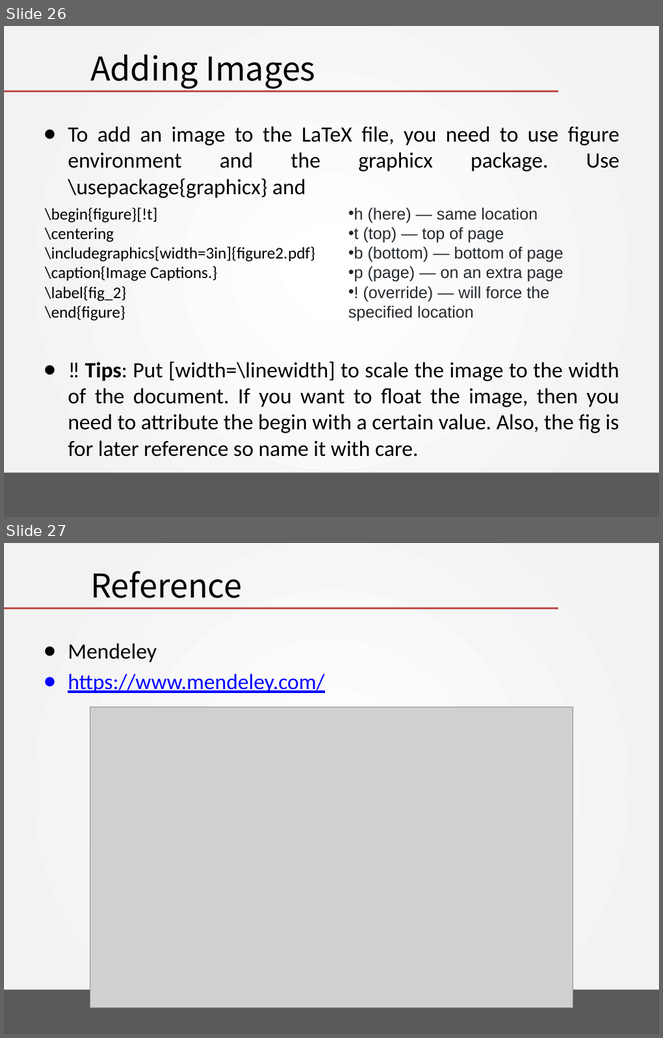
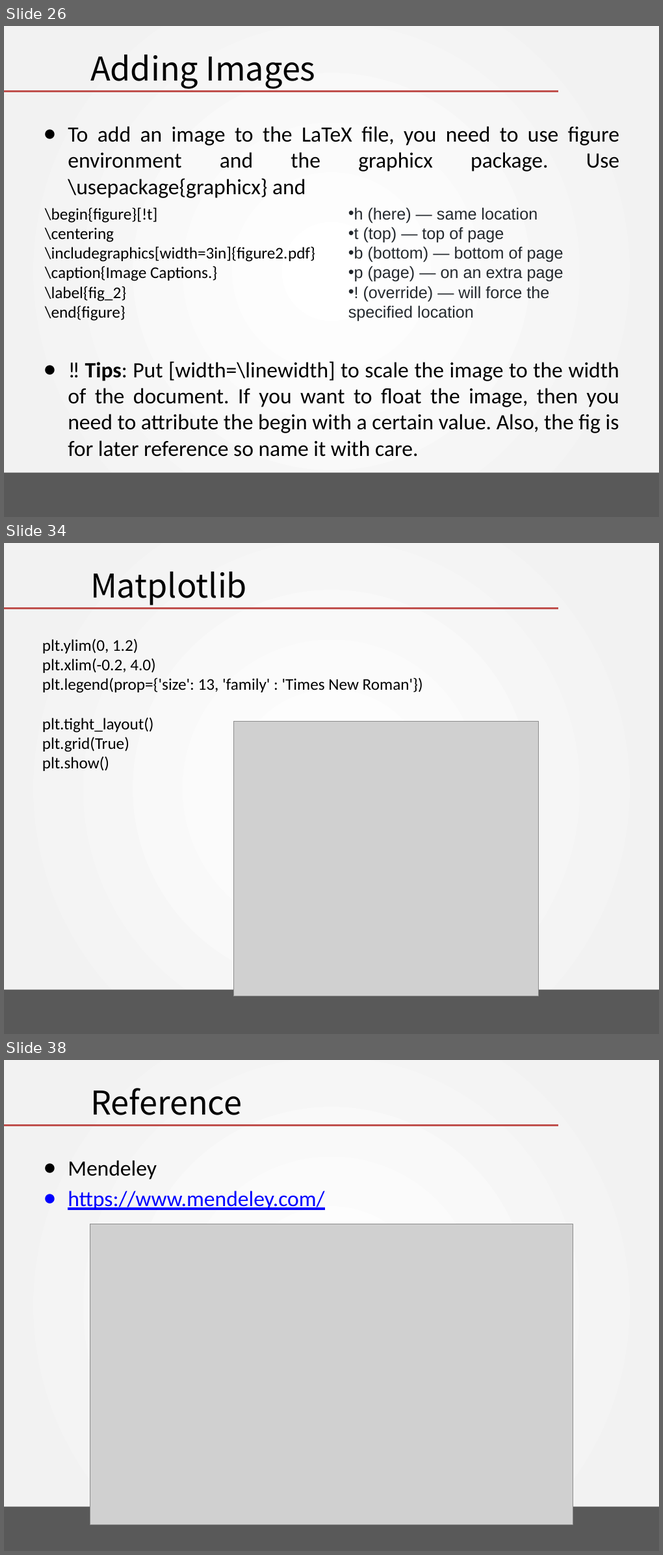
Before and after one commit to RainMan1860/Artificial_Intelligence_2019, a slide deck: chapter 07 - Latex Programming/Begin Latex in minute.pptx. Shown one above the other, each under a label of ours: slides 26 and 27 before the commit, slides 26, 34 and 38 after it; the slides between them are not shown. The pictures are 663x1038 and 663x1555 pixels, drawn with LibreOffice and Linux fonts; fonts in the diff are those of the drawing; grey boxes stand for pictures; background and template pictures are left out. Boxes give left, top, right and bottom in pixels: in the first picture for what was removed or moved away, otherwise in the second. Text is boxed around its words. In the diff, an @@ line names an element or a change of style, - is before the commit and + after.

```diff
--- a/chapter 07 - Latex Programming/Begin Latex in minute.pptx
+++ b/chapter 07 - Latex Programming/Begin Latex in minute.pptx
@@ slide 34 added at (4,543,659,1034), background gradient #FFFFFF to #F2F2F2; not listed: 2 template elements that a slide beside it also shows @@
@@ title added at (90,572,247,605), 36 pt, text #000000 @@
+Matplotlib
@@ text added at (42,639,423,771), 18 pt, text #000000 @@
+plt.ylim(0, 1.2)
+plt.xlim(-0.2, 4.0)
+plt.legend(prop={'size': 13, 'family' : 'Times New Roman'})
+plt.tight_layout()
+plt.grid(True)
+plt.show()
@@ picture added at (233,722,538,997) @@
@@ what was slide 27 is now slide 38 @@
```
Also in this commit, not shown: 14 other slides added.
